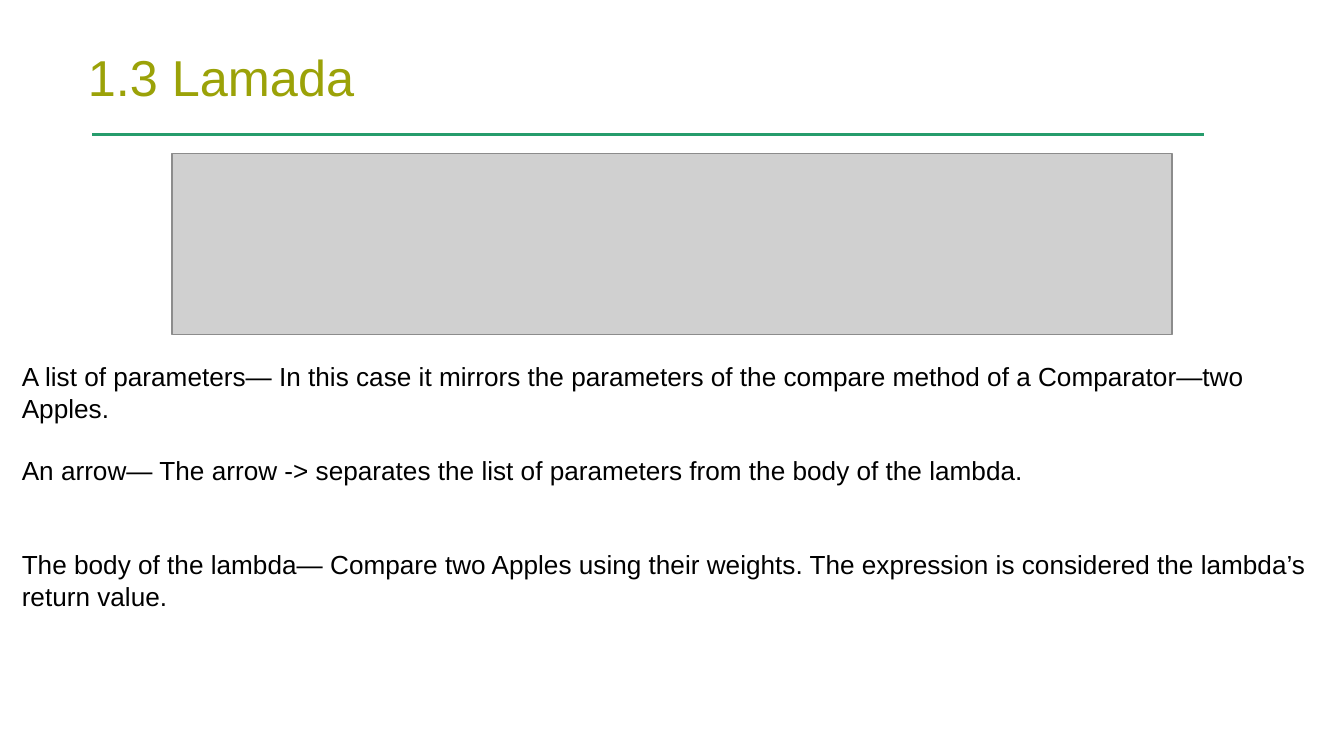
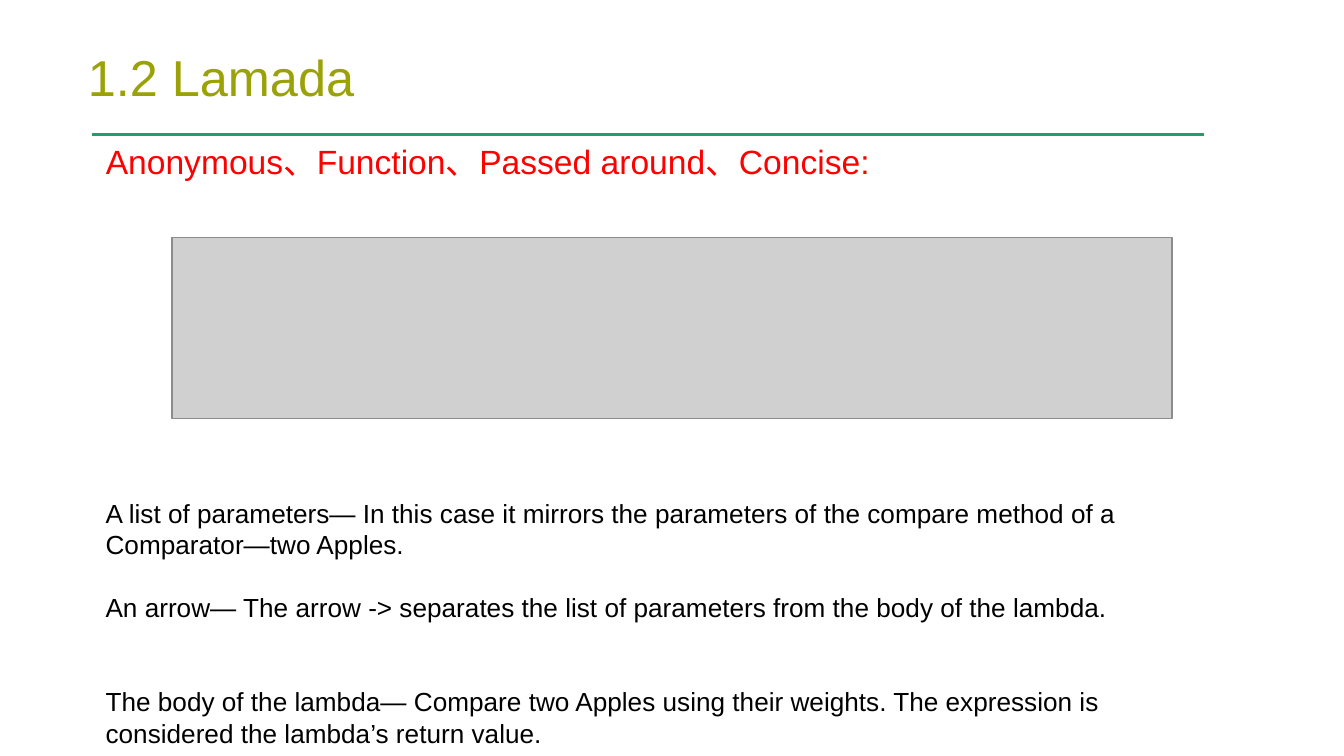
Before and after one commit to huiGod/other, a slide deck: slide 10 of java8.pptx (slide 12 before the commit). Drawn at 1344x756 pixels with LibreOffice and Linux fonts; fonts in the diff are those of the drawing; grey boxes stand for pictures; background and template pictures are left out. Boxes give left, top, right and bottom in pixels: in the first picture for what was removed or moved away, otherwise in the second. Text is boxed around its words. In the diff, an @@ line names an element or a change of style, - is before the commit and + after.

```diff
--- a/java8.pptx
+++ b/java8.pptx
@@ title at box(88, 59, 354, 97): text changed @@
-1.3 Lamada
+1.2 Lamada
@@ text added at box(106, 149, 870, 180), 18 pt, text #FF0000 @@
+Anonymous、Function、Passed around、Concise:
@@ picture: place and size @@
-picture at box(172, 153, 1172, 335)
+picture at box(172, 238, 1172, 419)
@@ text "A list of parameters— In ..." rewrapped from box(22, 367, 1305, 607) to box(106, 504, 1115, 744) @@
```
Also in this commit, not shown: 11 other slides changed, 13 slides added, 14 slides removed, 2 other files.
